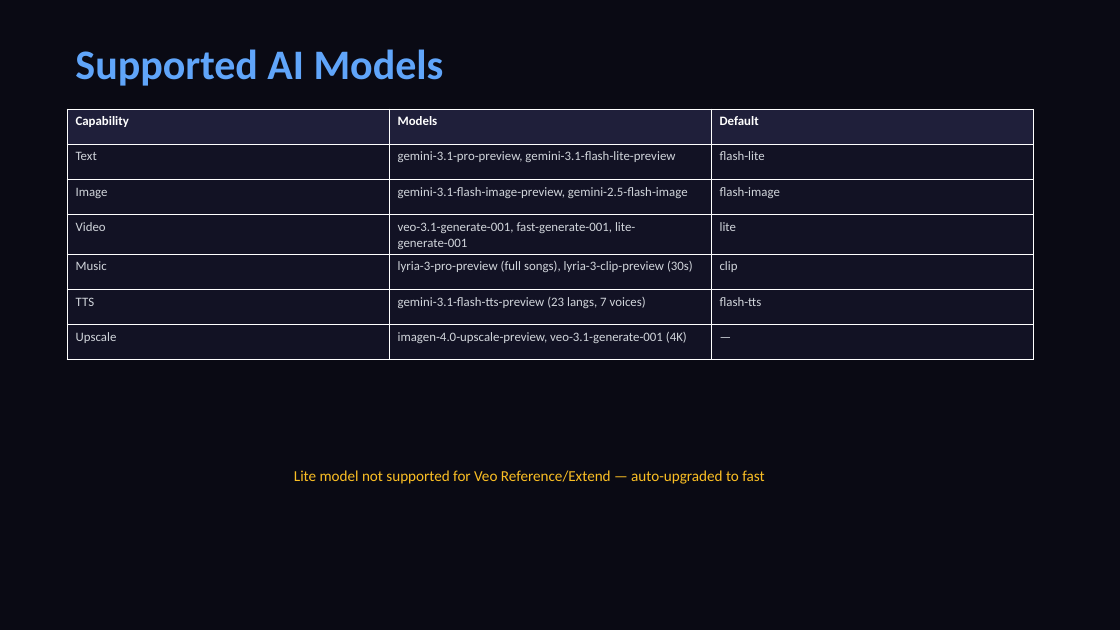
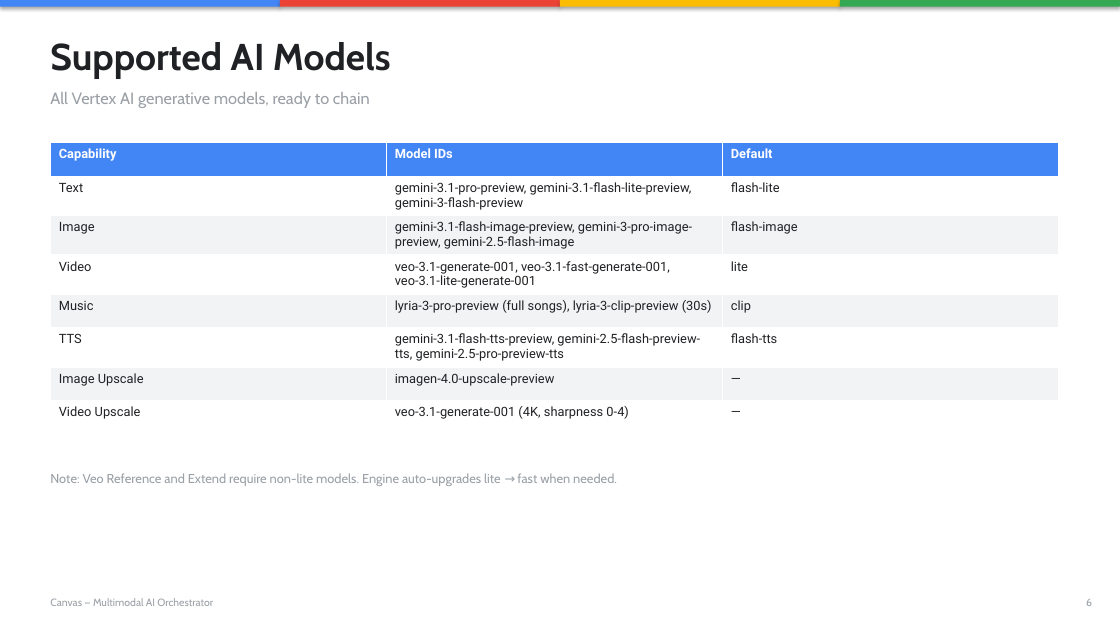
Before and after one commit to gauravz7/canvas, a slide deck: slide 6 of docs/Canvas_Product_Deck.pptx (slide 5 before the commit). Drawn at 1120x630 pixels with LibreOffice and Linux fonts; fonts in the diff are those of the drawing. Boxes give left, top, right and bottom in pixels: in the first picture for what was removed or moved away, otherwise in the second. Text is boxed around its words. In the diff, an @@ line names an element or a change of style, - is before the commit and + after.

```diff
--- a/docs/Canvas_Product_Deck.pptx
+++ b/docs/Canvas_Product_Deck.pptx
@@ background #0A0A14 to #FFFFFF @@
@@ rectangle added at [0, 0, 280, 7], fill #4285F4 @@
@@ rectangle added at [280, 0, 560, 7], fill #EA4335 @@
@@ rectangle added at [560, 0, 840, 7], fill #FBBC04 @@
@@ rectangle added at [840, 0, 1120, 7], fill #34A853 @@
@@ text "Supported AI Models": place and size @@
-text "Supported AI Models" at [75, 49, 444, 86]
+text "Supported AI Models" at [50, 42, 391, 79]
@@ text "Supported AI Models" at [50, 42, 391, 79]: size 36 to 32 pt, font Calibri to Cabin, text colour #60A5FA to #202124 @@
@@ text added at [50, 92, 370, 108], 14 pt, text #9AA0A6 @@
+All Vertex AI generative models, ready to chain
@@ table at [50, 143, 1059, 423] @@
-row 1, column 2: Models
+row 1, column 2: Model IDs
-row 2, column 2: gemini-3.1-pro-preview, gemini-3.1-flash-lite-preview
+row 2, column 2: gemini-3.1-pro-preview, gemini-3.1-flash-lite-preview, gemini-3-flash-preview
-row 3, column 2: gemini-3.1-flash-image-preview, gemini-2.5-flash-image
+row 3, column 2: gemini-3.1-flash-image-preview, gemini-3-pro-image-preview, gemini-2.5-flash-image
-row 4, column 2: veo-3.1-generate-001, fast-generate-001, lite-generate-001
+row 4, column 2: veo-3.1-generate-001, veo-3.1-fast-generate-001, veo-3.1-lite-generate-001
-row 6: TTS | gemini-3.1-flash-tts-preview (23 langs, 7 voices) | flash-tts
-row 7: Upscale | imagen-4.0-upscale-preview, veo-3.1-generate-001 (4K) | —
+row 6: TTS | gemini-3.1-flash-tts-preview, gemini-2.5-flash-preview-tts, gemini-2.5-pro-preview-tts | flash-tts
+row 7: Image Upscale | imagen-4.0-upscale-preview | —
+row 8: Video Upscale | veo-3.1-generate-001 (4K, sharpness 0-4) | —
@@ table: place and size @@
-table at [67, 109, 1033, 356]
+table at [50, 143, 1059, 423]
@@ text at [50, 473, 617, 486]: text changed; size 13 to 11 pt; font Calibri to Cabin; text colour #FBBF24 to #9AA0A6 @@
-Lite model not supported for Veo Reference/Extend — auto-upgraded to fast
+Note: Veo Reference and Extend require non-lite models. Engine auto-upgrades lite → fast when needed.
@@ text added at [50, 598, 213, 606], 9 pt, text #9AA0A6 @@
+Canvas — Multimodal AI Orchestrator
@@ text added at [1086, 599, 1092, 606], 9 pt, text #9AA0A6 @@
+6
```
Also in this commit, not shown: 11 other slides changed, 6 slides added, 2 slides removed.
